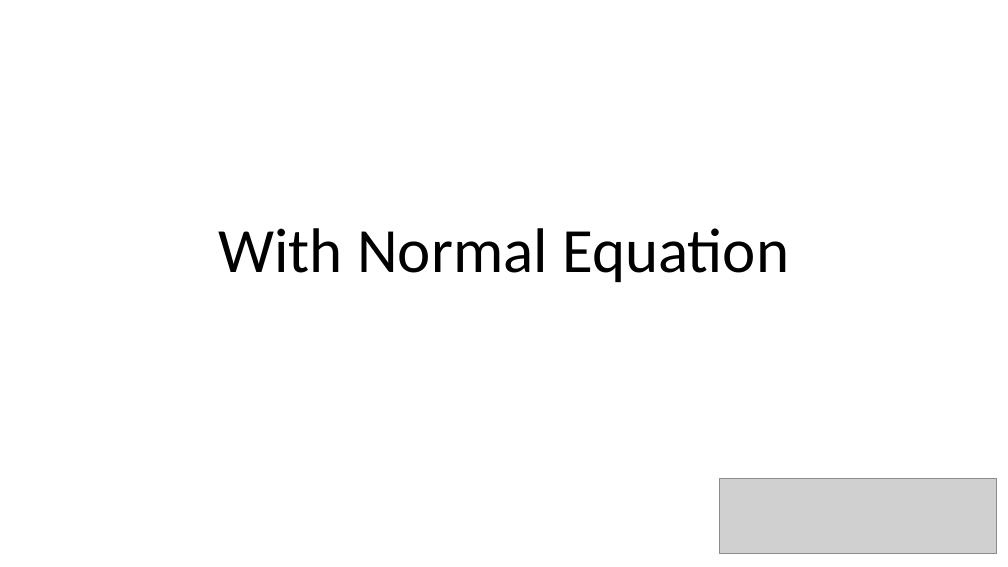
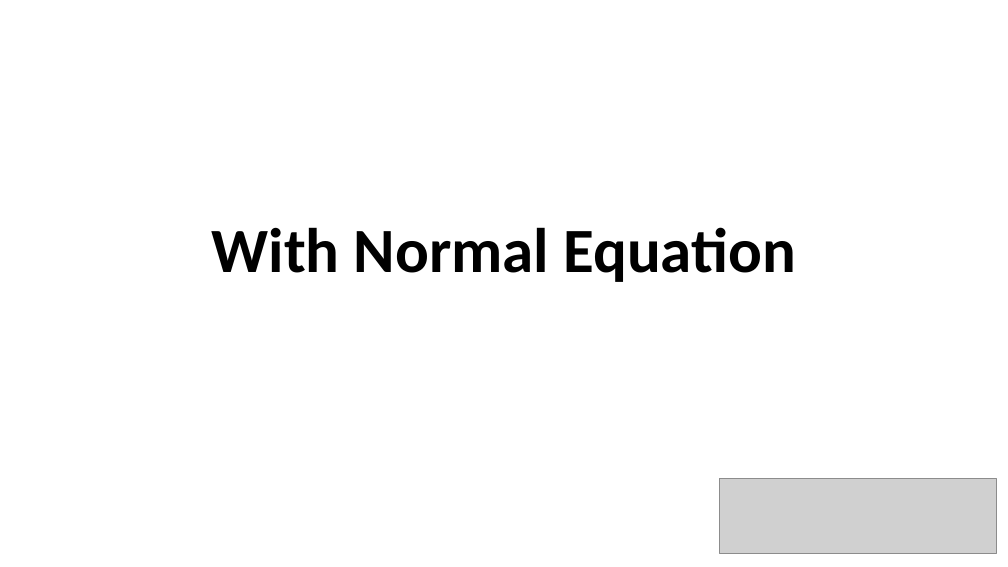
Before and after one commit to rohwid/basic-ai-training-ieee-its-sub, a slide deck: slide 22 of 2_basic_regression.pptx. Drawn at 1008x567 pixels with LibreOffice and Linux fonts; fonts in the diff are those of the drawing; grey boxes stand for pictures. Boxes give left, top, right and bottom in pixels: in the first picture for what was removed or moved away, otherwise in the second. Text is boxed around its words. In the diff, an @@ line names an element or a change of style, - is before the commit and + after.

```diff
--- a/2_basic_regression.pptx
+++ b/2_basic_regression.pptx
@@ title "With Normal Equation" at bbox=[212, 227, 796, 282]: bold on @@
```
Also in this commit, not shown: 6 other slides changed, 5 other files.
